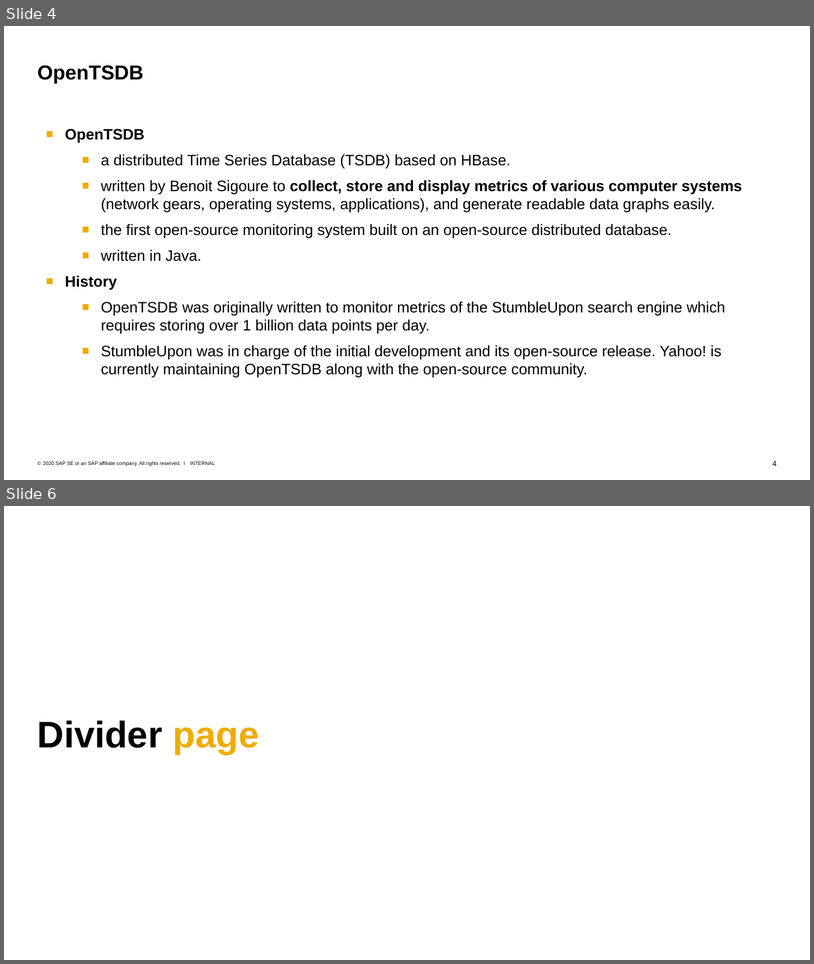
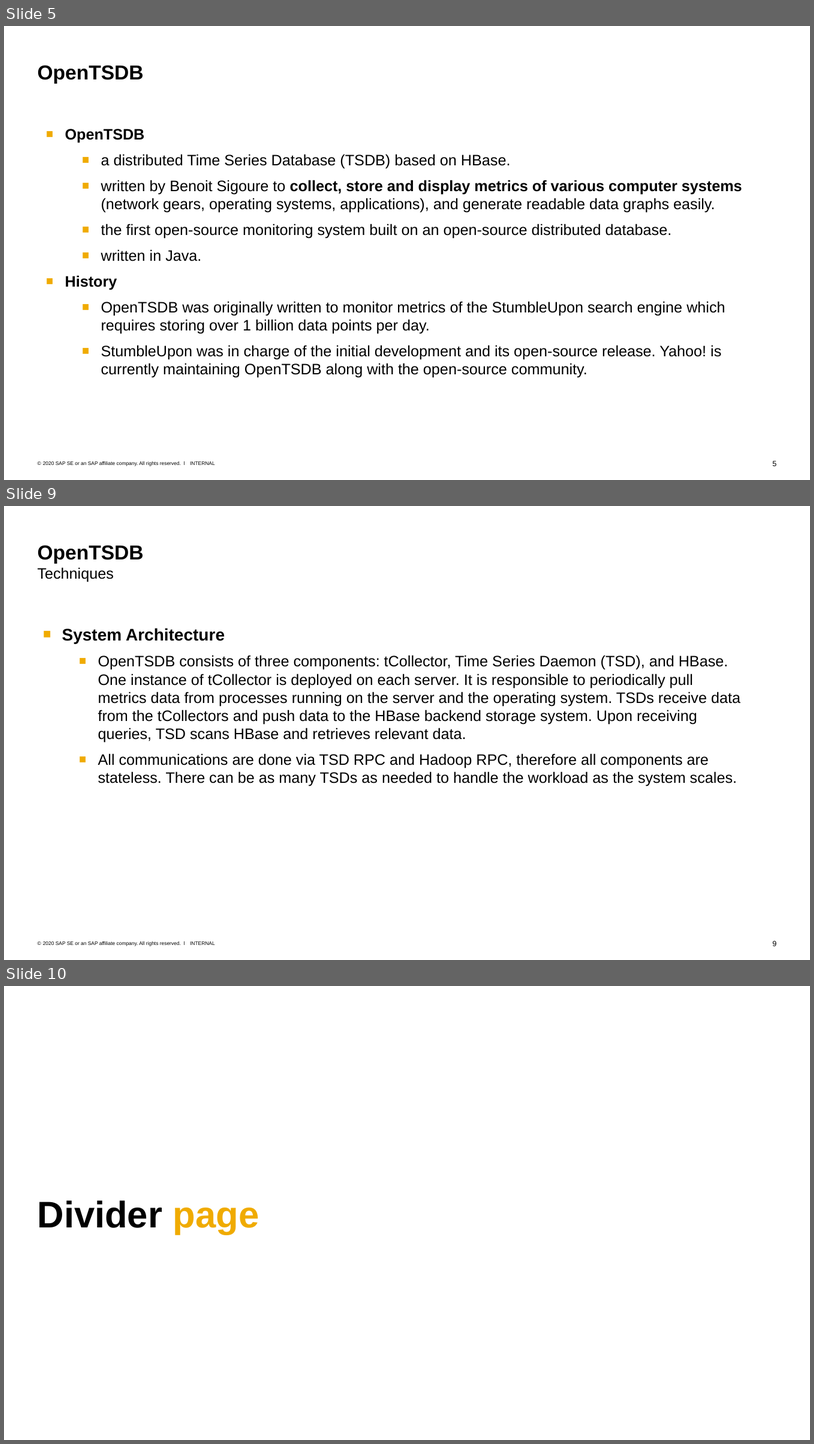
Before and after one commit to Voidkai/Survey_on_NoSQL, a slide deck: NoSQL/The_Survey_On_OpenTSDB.pptx. Shown one above the other, each under a label of ours: slides 4 and 6 before the commit, slides 5, 9 and 10 after it; the slides between them are not shown. The pictures are 814x964 and 814x1444 pixels, drawn with LibreOffice and Linux fonts; fonts in the diff are those of the drawing. Boxes give left, top, right and bottom in pixels: in the first picture for what was removed or moved away, otherwise in the second. Text is boxed around its words. In the diff, an @@ line names an element or a change of style, - is before the commit and + after.

```diff
--- a/NoSQL/The_Survey_On_OpenTSDB.pptx
+++ b/NoSQL/The_Survey_On_OpenTSDB.pptx
@@ slide 9 added at (x1=4, y1=506, x2=810, y2=960), background #FFFFFF; not listed: 3 template elements that a slide beside it also shows @@
@@ title added at (x1=38, y1=545, x2=144, y2=582), 18 pt, text #000000 @@
+OpenTSDB
+Techniques
@@ text added at (x1=62, y1=628, x2=741, y2=786), 18 pt, text #000000 @@
+■ System Architecture
+  ■ OpenTSDB consists of three components: tCollector, Time Series Daemon (TSD), and HBase. One instance of tCollector is deployed on each server. It is responsible to periodically pull metrics data from processes running on the server and the operating system. TSDs receive data from the tCollectors and push data to the HBase backend storage system. Upon receiving queries, TSD scans HBase and retrieves relevant data.
+  ■ All communications are done via TSD RPC and Hadoop RPC, therefore all components are stateless. There can be as many TSDs as needed to handle the workload as the system scales.
@@ what was slide 4 is now slide 5 @@
@@ page number at (x1=773, y1=460, x2=777, y2=466): text changed @@
-4
+5
@@ what was slide 6 is now slide 10 @@
```
Also in this commit, not shown: 3 slides changed, 4 other slides added, 1 slide removed.
